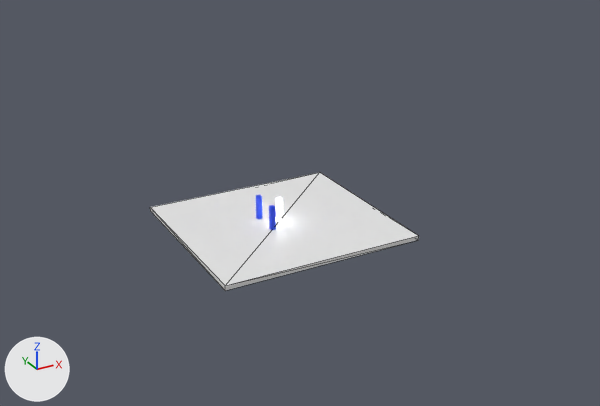
The glTF model 00_demo/working/1_scene/scene.glb: old version first, new version second.
Both versions are drawn from a 50 mm lens placed at (-149.0, -290.0, 152.0), pointed at (5.0, -10.0, 12.0). Every picture has the same lights, and +X, +Y and +Z are marked at lower left. The picture after the commit comes second. Mesh edges are drawn as thin lines on the coarser meshes. Where no turn or scale is listed for an object, it has been applied to the vertices. Vertices at exactly the same position are counted once.
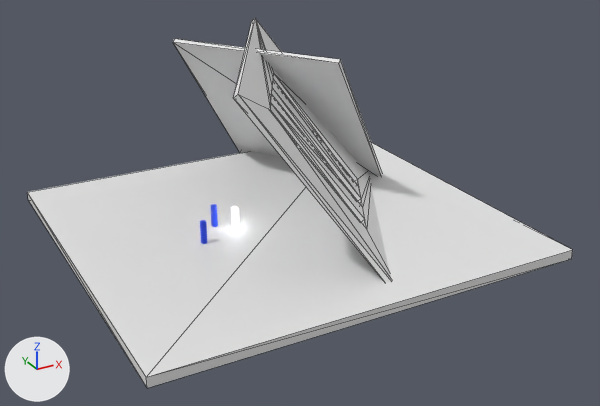
What changed in the scene script:
```text
Change me_cube_006:
    used by ob_cube_001; location = (0.0, 0.0, 0.0); scale = (43.9, 40.9, 1.0)
    remove me_cube_006.from_pydata(...)  # 8 vertices, 12 faces; spans x -1.0..1.0, y -1.0..1.0, z -1.0..1.0
    add me_cube_006.from_pydata(...)  # 32 vertices, 72 faces; spans x -1.0..1.0, y -1.0..1.0, z -1.0..1.0
    me_cube_006 part 1
    4 faces are deleted
    12 vertices are added at x -0.61..0.66, y -0.63..0.04, z -1.0..1.0
    12 new vertices lie (0.0, 0.14, 0.0) away from vertices in x -0.61..0.66, y -0.63..0.04, z -1.0..1.0
    64 new faces join them
Add me_cube_002:
    me_cube_002.from_pydata([(45.4, -19.0, -34.3), (44.1, -19.9, -35.5), (0.3, 49.2, -34.3), (-1.0, 48.3, -35.5), (1.0, -48.3, 35.5), (-0.3, -49.2, 34.3), (-44.1, 19.9, 35.5), (-45.4, 19.0, 34.3)], [], [(0, 1, 3), (0, 3, 2), (2, 3, 7), (2, 7, 6), (6, 7, 5), (6, 5, 4), (4, 5, 1), (4, 1, 0), (2, 6, 4), (2, 4, 0), (7, 3, 1), (7, 1, 5)])
Add me_cube_001:
    me_cube_001.from_pydata(...)  # a box spanning x -89.0..89.0, y -83.0..83.0, z -2.0..2.0
Change ob_cube_001:
    ob_cube_001.location: (0.0, 0.0, 0.0) -> (18.5, 0.0, 34.7)
    ob_cube_001.rotation_euler: (0.0, 0.0, 0.0) -> (0.0, -2.222, -0.498)  # degrees (0, 0, 0) -> degrees (0, -127, -29)
    ob_cube_001.scale: (43.9, 40.9, 1.0) -> (48.2, 64.3, 1.15)
Add ob_cube_005:
    ob_cube_005 = bpy.data.objects.new('Cube.005', me_cube_002)
    ob_cube_005.location = (24.3, 41.8, 34.7)
Add ob_cube_004:
    ob_cube_004 = bpy.data.objects.new('Cube.004', me_cube_001)
    ob_cube_004.location = (0.0, 0.0, 0.0)
```

Where the change shows, as pixel boxes (x1, y1, x2, y2) in the pictures (600 x 406 px):
'Cube.004', added
    after: (27, 143, 573, 388)
'Cube.001', reshaped, moved, turned, rescaled
    before: (150, 172, 419, 291)
    after: (233, 18, 391, 281)
'Cube.005', added
    after: (173, 39, 383, 175)
part 1 of me_cube_006, built on
    before: (151, 172, 418, 286)
    after: (238, 18, 391, 280)
